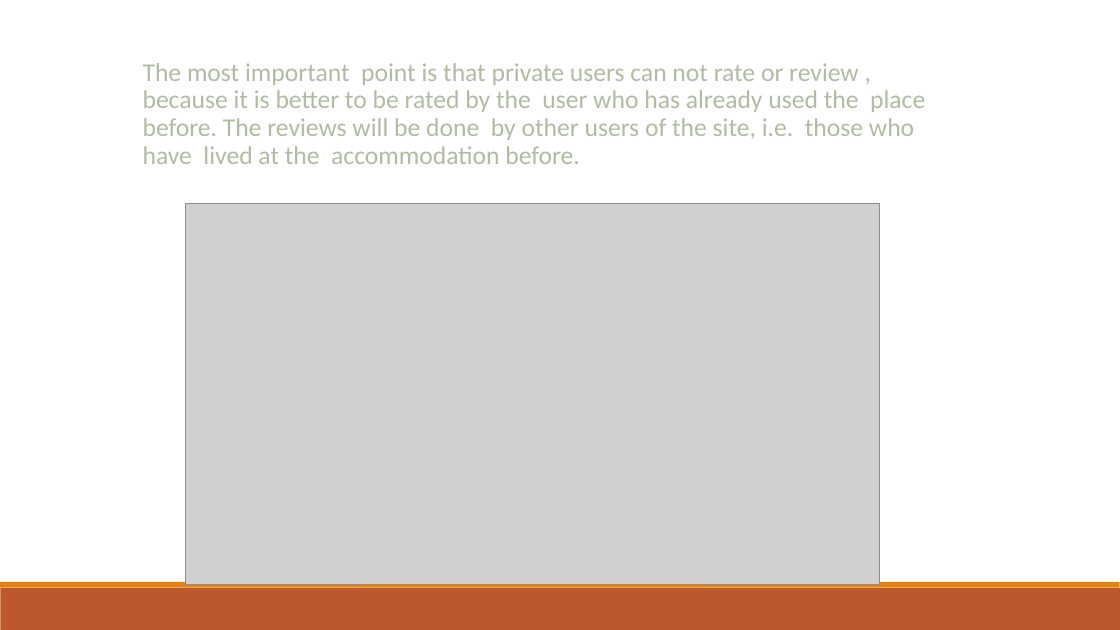
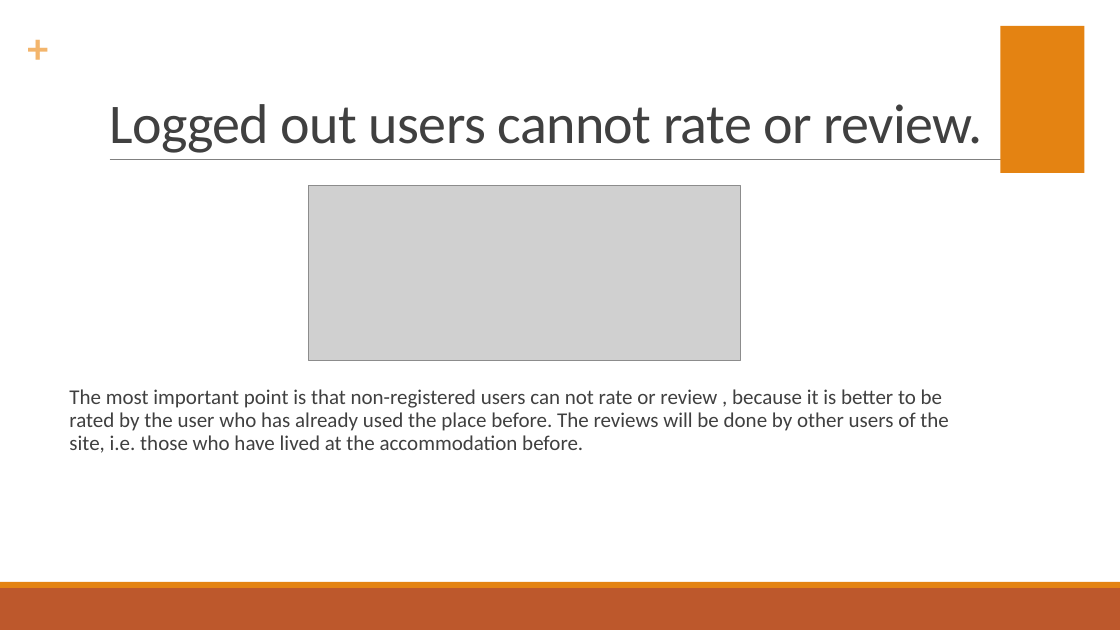
Before and after one commit to dragosthealex/roomies, a slide deck: slide 9 of resources/presentation1/final_presentation.pptx (slide 10 before the commit). Drawn at 1120x630 pixels with LibreOffice and Linux fonts; fonts in the diff are those of the drawing; grey boxes stand for pictures. Boxes give left, top, right and bottom in pixels: in the first picture for what was removed or moved away, otherwise in the second. Text is boxed around its words. In the diff, an @@ line names an element or a change of style, - is before the commit and + after.

```diff
--- a/resources/presentation1/final_presentation.pptx
+++ b/resources/presentation1/final_presentation.pptx
@@ text added at [28, 21, 60, 72], 36 pt, text #F3B56C, bold @@
++
@@ rectangle added at [1001, 26, 1085, 173], fill #E48312 @@
@@ title added at [109, 104, 983, 153], 48 pt, text #404040 @@
+Logged out users cannot rate or review.
@@ line added from (110, 160) to (1026, 160), #808080 0.5 pt @@
@@ picture: place and size @@
-picture at [186, 203, 880, 584]
+picture at [309, 185, 741, 360]
@@ text at [69, 389, 948, 453]: text changed; size 22 to 18 pt; text colour #B2BCA4 to #404040 @@
-  The most important point is that private users can not rate or review , because it is better to be rated by the user who has already used the place before. The reviews will be done by other users of the site, i.e. those who have lived at the accommodation before.
+  The most important point is that non-registered users can not rate or review , because it is better to be rated by the user who has already used the place before. The reviews will be done by other users of the site, i.e. those who have lived at the accommodation before.
```
Also in this commit, not shown: 7 other slides changed, 1 slide removed.
